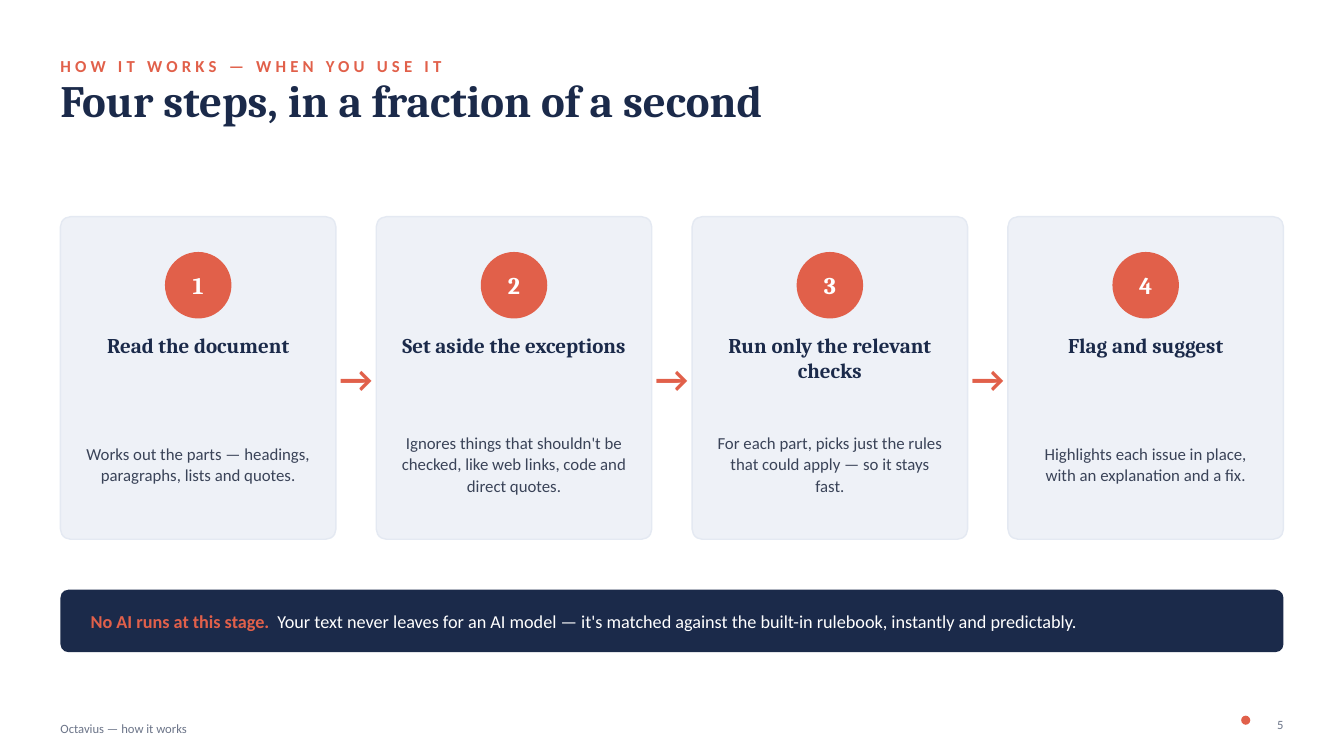
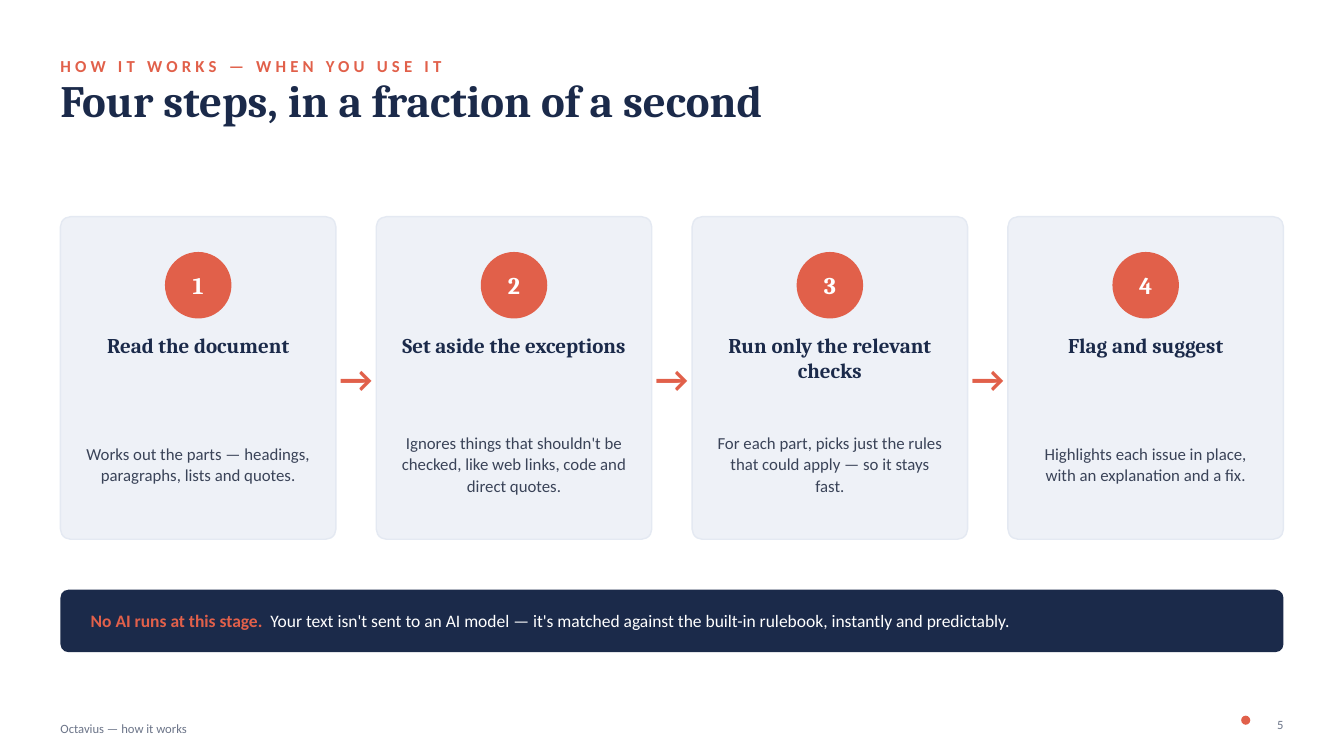
Before and after one commit to Thomas-Amann-IPAustralia/Octavius, a slide deck: slide 5 of Octavius_How_It_Works.pptx. Drawn at 1344x756 pixels with LibreOffice and Linux fonts; fonts in the diff are those of the drawing. Boxes give left, top, right and bottom in pixels: in the first picture for what was removed or moved away, otherwise in the second. Text is boxed around its words. In the diff, an @@ line names an element or a change of style, - is before the commit and + after.

```diff
--- a/Octavius_How_It_Works.pptx
+++ b/Octavius_How_It_Works.pptx
@@ text at <box>91,614,1010,630</box>: text changed; size 13 to 12.5 pt @@
-No AI runs at this stage. Your text never leaves for an AI model — it's matched against the built-in rulebook, instantly and predictably.
+No AI runs at this stage. Your text isn't sent to an AI model — it's matched against the built-in rulebook, instantly and predictably.
```
Also in this commit, not shown: 7 other slides changed, 8 slides added, 2 slides removed.
